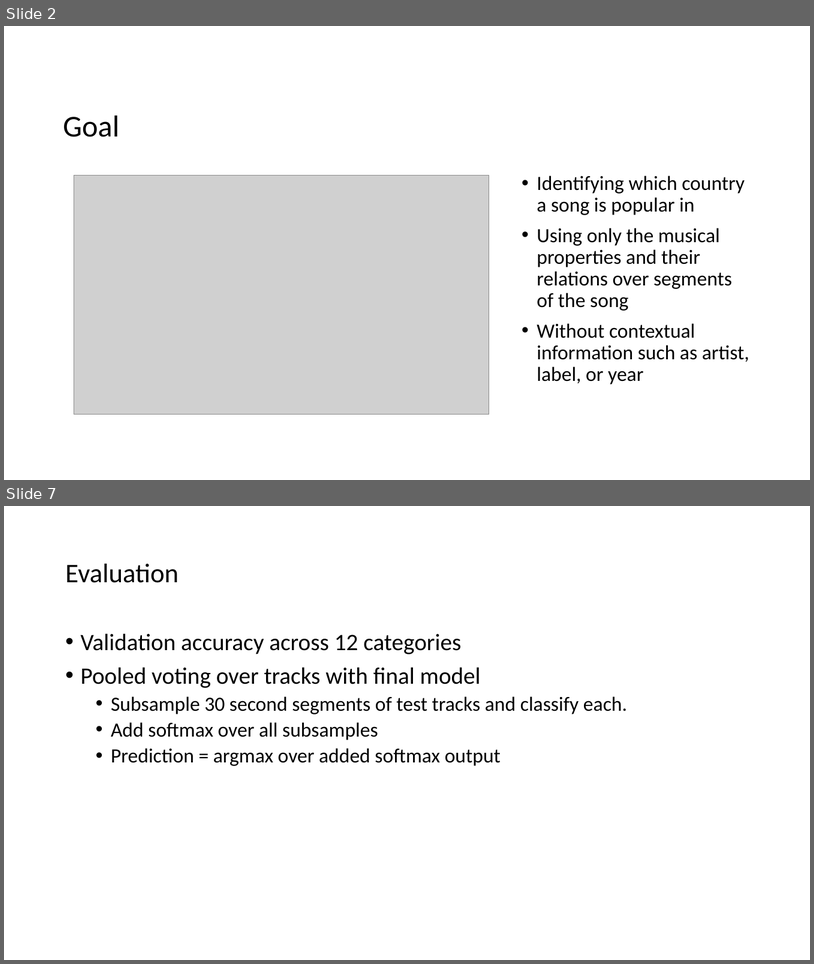
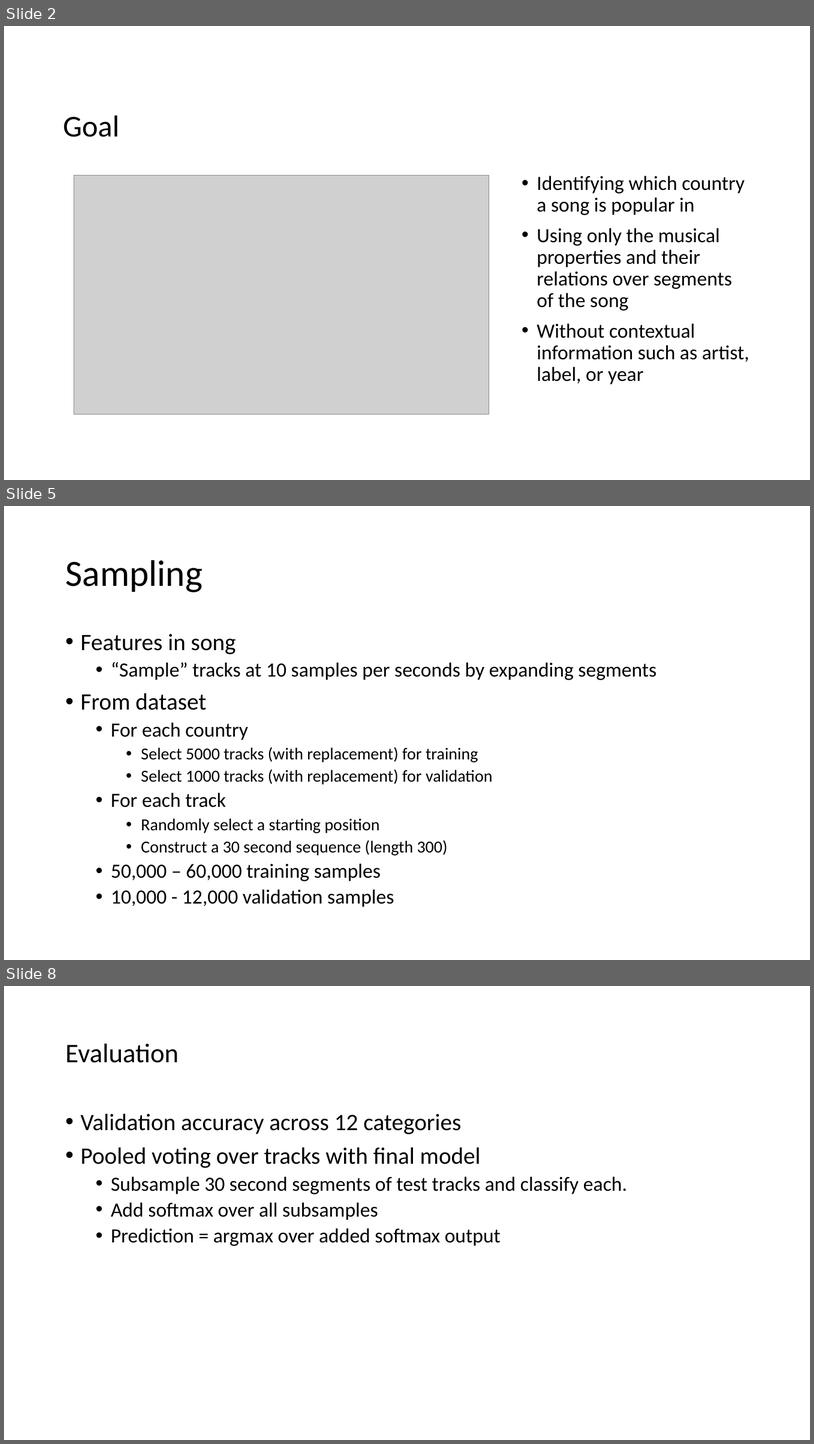
Before and after one commit to jgomezm/Music-Classification, a slide deck: Presentation-1-.pptx. Shown one above the other, each under a label of ours: slides 2 and 7 before the commit, slides 2, 5 and 8 after it; the slides between them are not shown. The pictures are 814x964 and 814x1444 pixels, drawn with LibreOffice and Linux fonts; fonts in the diff are those of the drawing; grey boxes stand for pictures. Boxes give left, top, right and bottom in pixels: in the first picture for what was removed or moved away, otherwise in the second. Text is boxed around its words. In the diff, an @@ line names an element or a change of style, - is before the commit and + after.

```diff
--- a/Presentation-1-.pptx
+++ b/Presentation-1-.pptx
@@ slide 5 added at bbox=[4, 506, 810, 960], background #FFFFFF @@
@@ title added at bbox=[65, 560, 203, 592], 44 pt, text #000000 @@
+Sampling
@@ text added at bbox=[81, 634, 657, 907], 20 pt, text #000000 @@
+• Features in song
+  • “Sample” tracks at 10 samples per seconds by expanding segments
+• From dataset
+  • For each country
+    • Select 5000 tracks (with replacement) for training
+    • Select 1000 tracks (with replacement) for validation
+  • For each track
+    • Randomly select a starting position
+    • Construct a 30 second sequence (length 300)
+  • 50,000 – 60,000 training samples
+  • 10,000 - 12,000 validation samples
@@ what was slide 7 is now slide 8 @@
```
Also in this commit, not shown: 4 slides changed.
